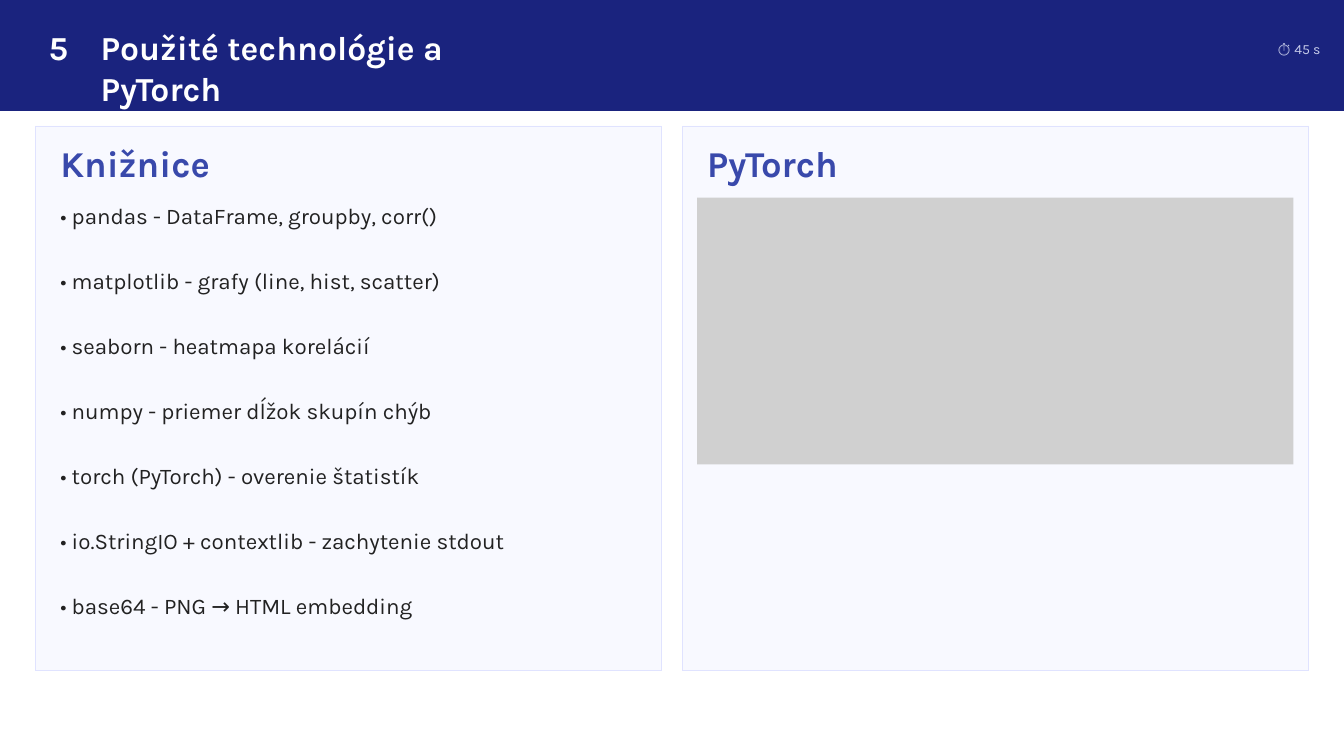
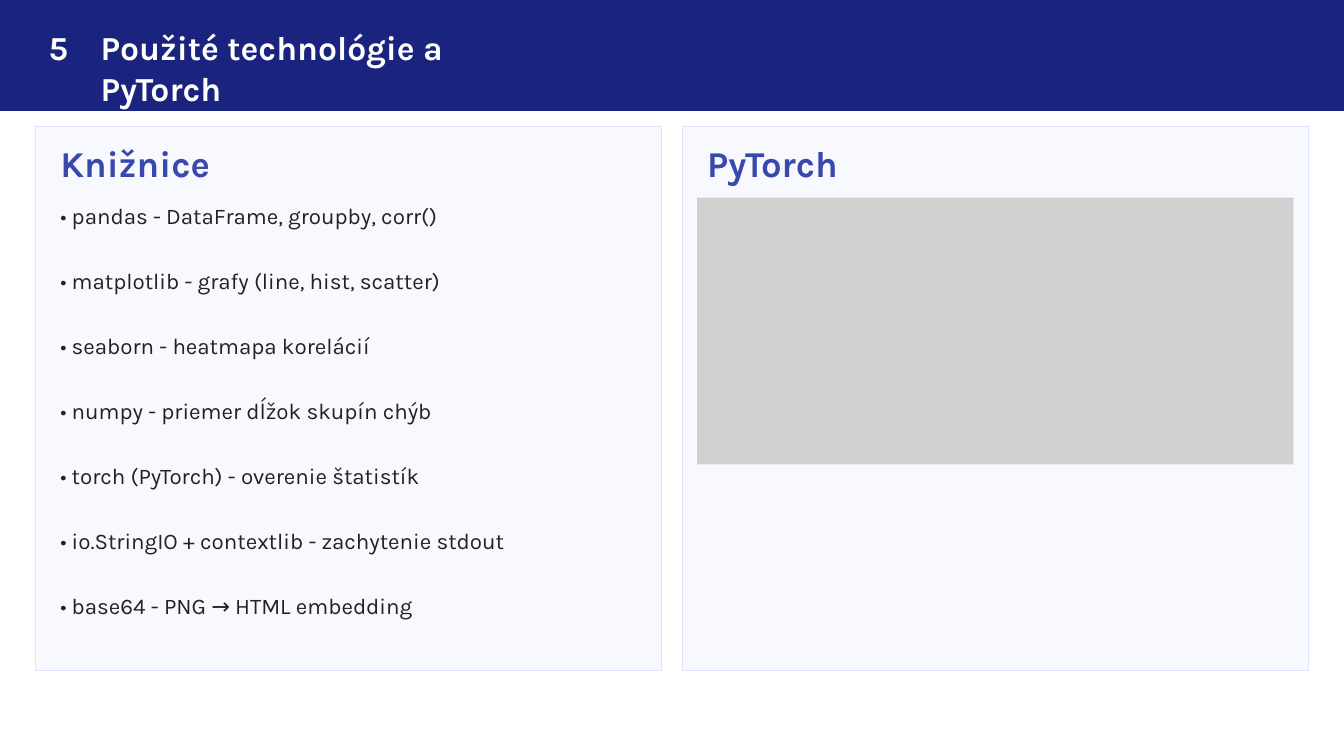
Before and after one commit to xvarmuza/MKR-meteorologicke_data, a slide deck: slide 5 of neposielat!/MKR_meteo_prezentacia.pptx. Drawn at 1344x756 pixels with LibreOffice and Linux fonts; fonts in the diff are those of the drawing; grey boxes stand for pictures. Boxes give left, top, right and bottom in pixels: in the first picture for what was removed or moved away, otherwise in the second. Text is boxed around its words. In the diff, an @@ line names an element or a change of style, - is before the commit and + after.

```diff
--- a/neposielat!/MKR_meteo_prezentacia.pptx
+++ b/neposielat!/MKR_meteo_prezentacia.pptx
@@ text removed at (1294, 45, 1320, 54) @@
-⏱ 45 s
```
Also in this commit, not shown: 4 other slides changed.
